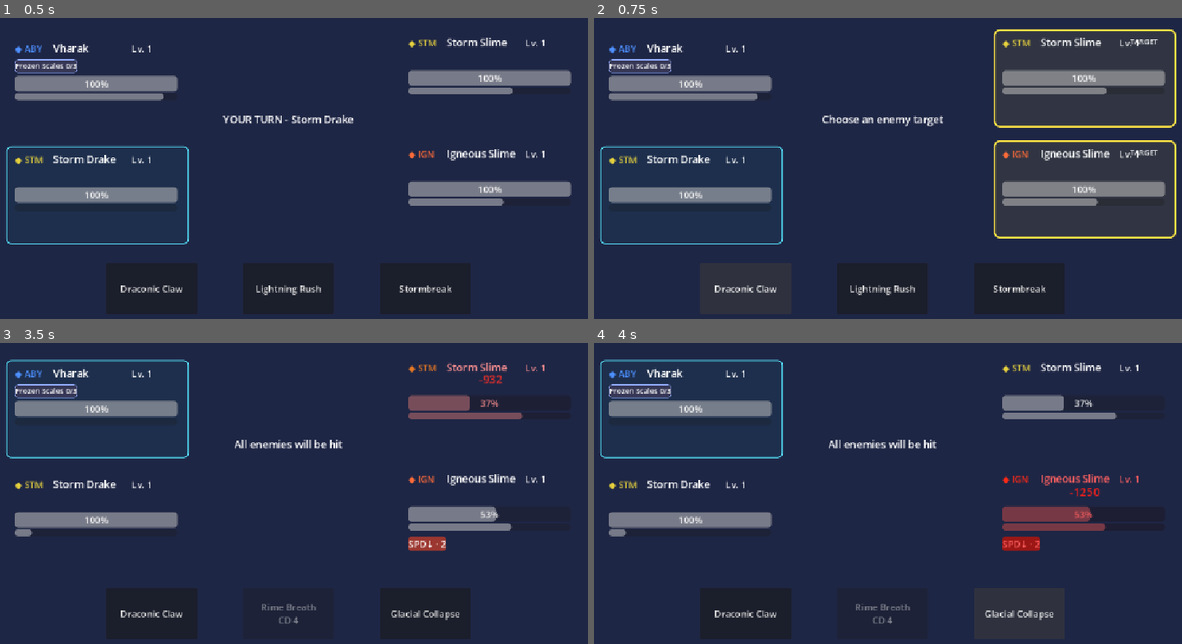
Above: before the commit, frames 1-4 (two rows, left to right).
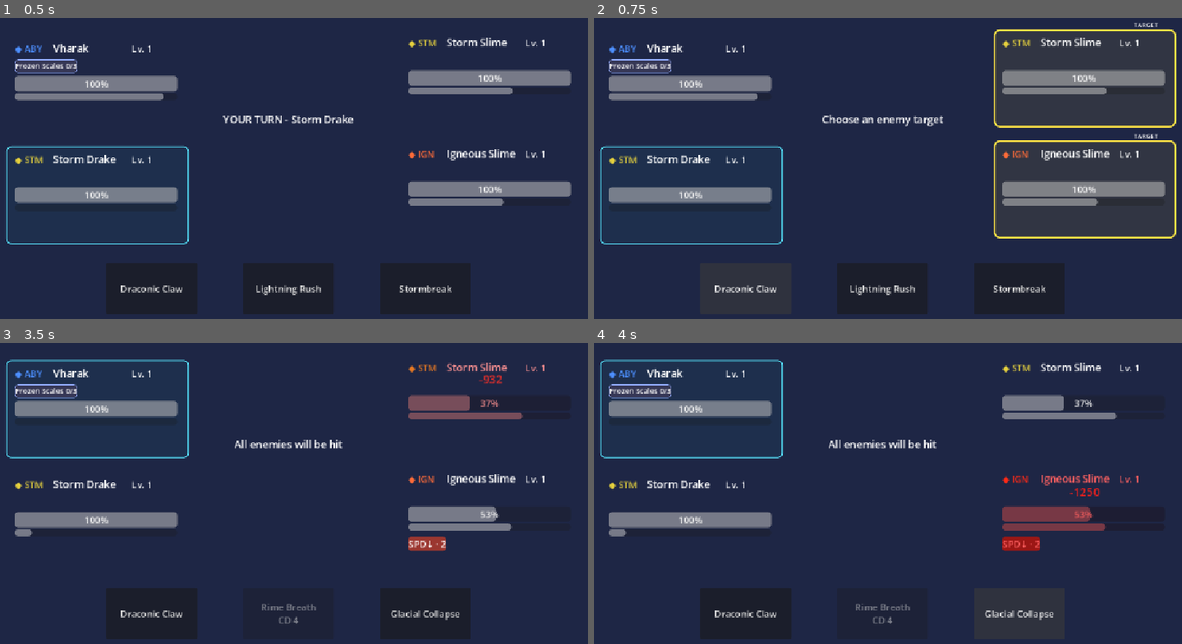
Above: after the commit, the same moments.

Repository: Akharyuu/monster-rpg
Game: Godot game, scene res://scenes/battle/battle_screen.tscn
Same seed, same stepped clock (60 frames per second), same inputs: the game is played once before the commit and once after it.
Inputs (mouse positions are in pixels of both pictures, inside the frame that each line leads up to):
- Up to frame 1 (0.5 s): no input
- Up to frame 2 (0.75 s): click "Draconic Claw" at 0.5 s
- Up to frame 3 (3.5 s): click (493, 403) at 1.27 s; click "Lightning Rush" at 2 s; click "Rime Breath" at 2.75 s
- Up to frame 4 (4 s): click "Glacial Collapse" at 3.5 s

Frame 1 is identical in both runs. In frame 2, 0.2% of the frame differs, in the area x 91-96%, y 1-46%; in frame 3, less than 0.1%; in frame 4, less than 0.1%.

Commit message:
Move target prompt above HUD border

Diff:
--- a/godot/scenes/battle/monster_battle_hud.tscn
+++ b/godot/scenes/battle/monster_battle_hud.tscn
@@ -87,15 +87,15 @@
 [node name="Target Prompt" type="Label" parent="."]
 visible = false
 layout_mode = 0
-offset_left = 224.0
-offset_top = 8.0
+offset_left = 230.0
+offset_top = -18.0
 offset_right = 304.0
-offset_bottom = 34.0
+offset_bottom = 2.0
 mouse_filter = 2
 text = "TARGET"
 horizontal_alignment = 1
 vertical_alignment = 1
-theme_override_font_sizes/font_size = 13
+theme_override_font_sizes/font_size = 11
 
 [node name="Target Button" type="Button" parent="."]
 visible = false
